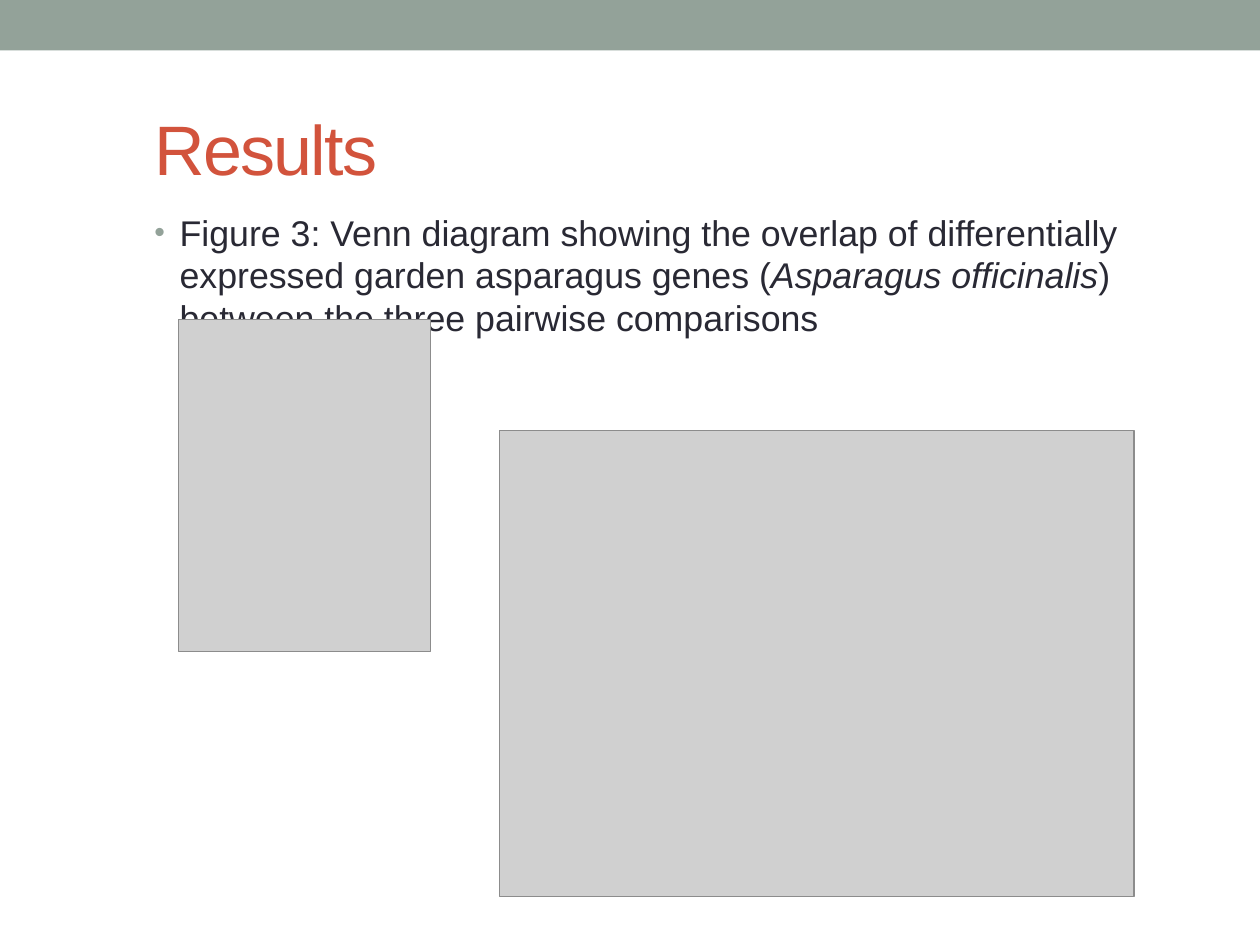
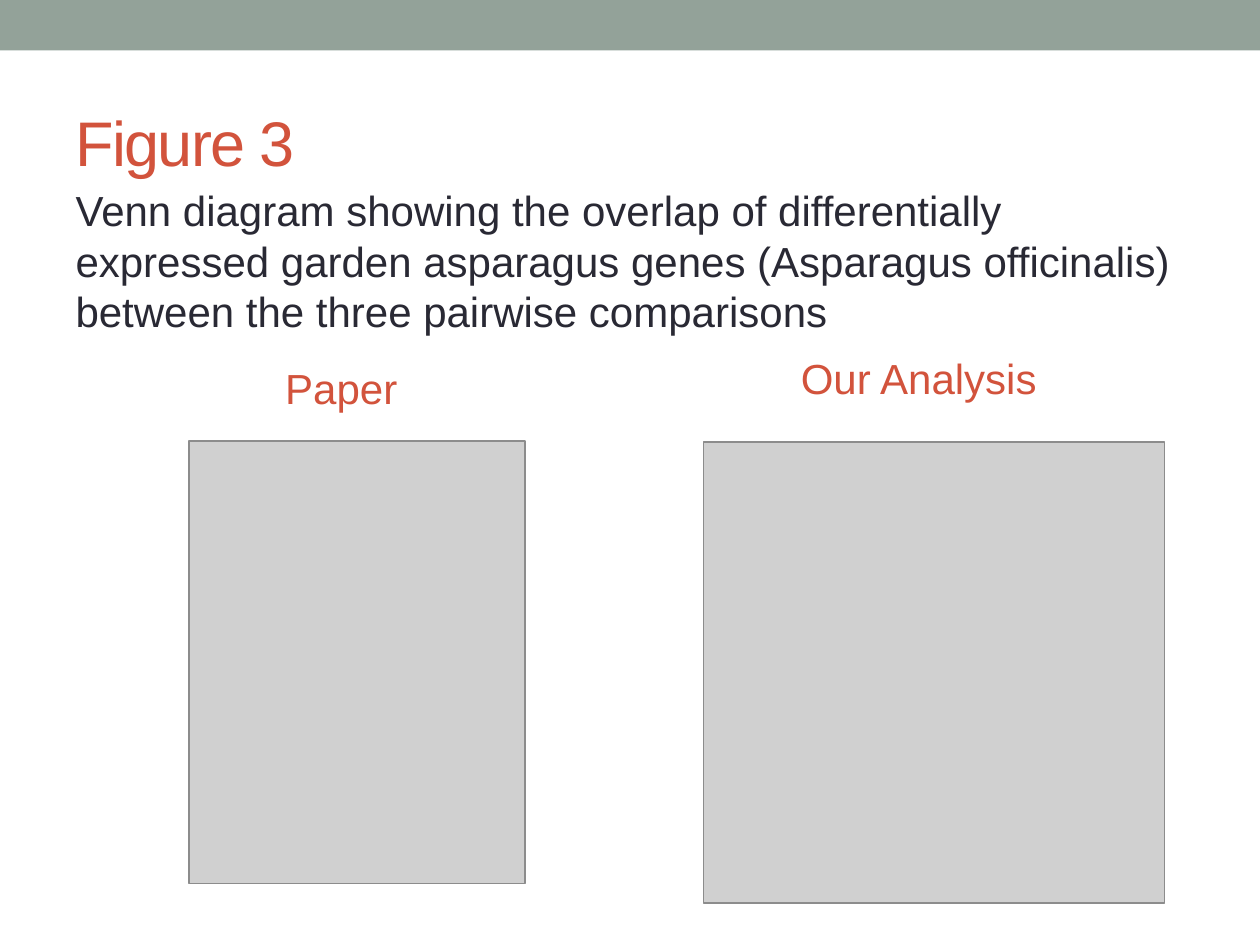
Before and after one commit to katholan/BCB546X-Spring2017_Valerin_final_project, a slide deck: slide 22 of asparagus.pptx (slide 20 before the commit). Drawn at 1260x945 pixels with LibreOffice and Linux fonts; fonts in the diff are those of the drawing; grey boxes stand for pictures. Boxes give left, top, right and bottom in pixels: in the first picture for what was removed or moved away, otherwise in the second. Text is boxed around its words. In the diff, an @@ line names an element or a change of style, - is before the commit and + after.

Commit message:
editing powerpoint

```diff
--- a/asparagus.pptx
+++ b/asparagus.pptx
@@ title added at box(76, 120, 294, 178), 36 pt, text #D2533C @@
+Figure 3
@@ title removed at box(154, 124, 377, 176) @@
-Results
@@ text "Venn diagram showing the overlap ..." at box(76, 195, 1170, 336): vertical alignment top to middle @@
@@ text at box(76, 195, 1170, 336): text changed; size 20.4 to 24 pt @@
-• Figure 3: Venn diagram showing the overlap of differentially expressed garden asparagus genes (Asparagus officinalis) between the three pairwise comparisons
+Venn diagram showing the overlap of differentially expressed garden asparagus genes (Asparagus officinalis) between the three pairwise comparisons
@@ text added at box(285, 375, 397, 413), 24 pt, text #D2533C @@
+Paper
@@ text added at box(801, 363, 1036, 402), 24 pt, text #D2533C @@
+Our Analysis
@@ picture: place and size @@
-picture at box(179, 320, 431, 651)
+picture at box(189, 441, 525, 883)
@@ picture: place and size @@
-picture at box(499, 431, 1134, 897)
+picture at box(703, 442, 1164, 903)
```
Also in this commit, not shown: 2 other slides changed, 4 slides added, 1 slide removed.
